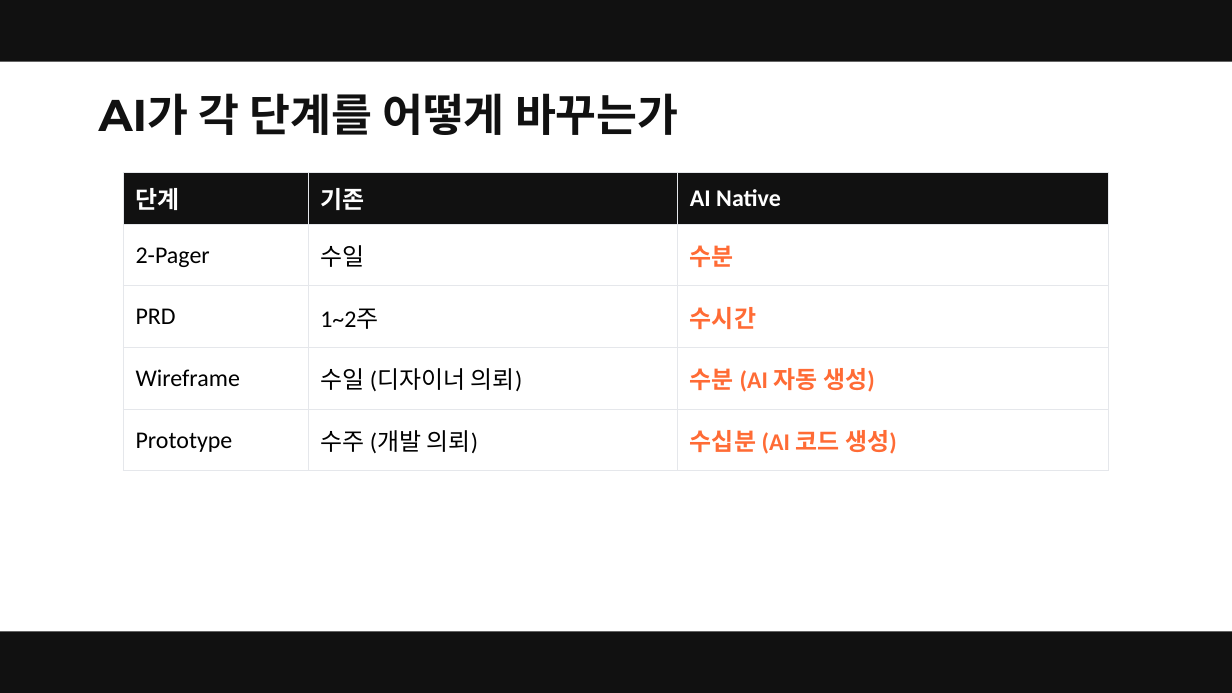
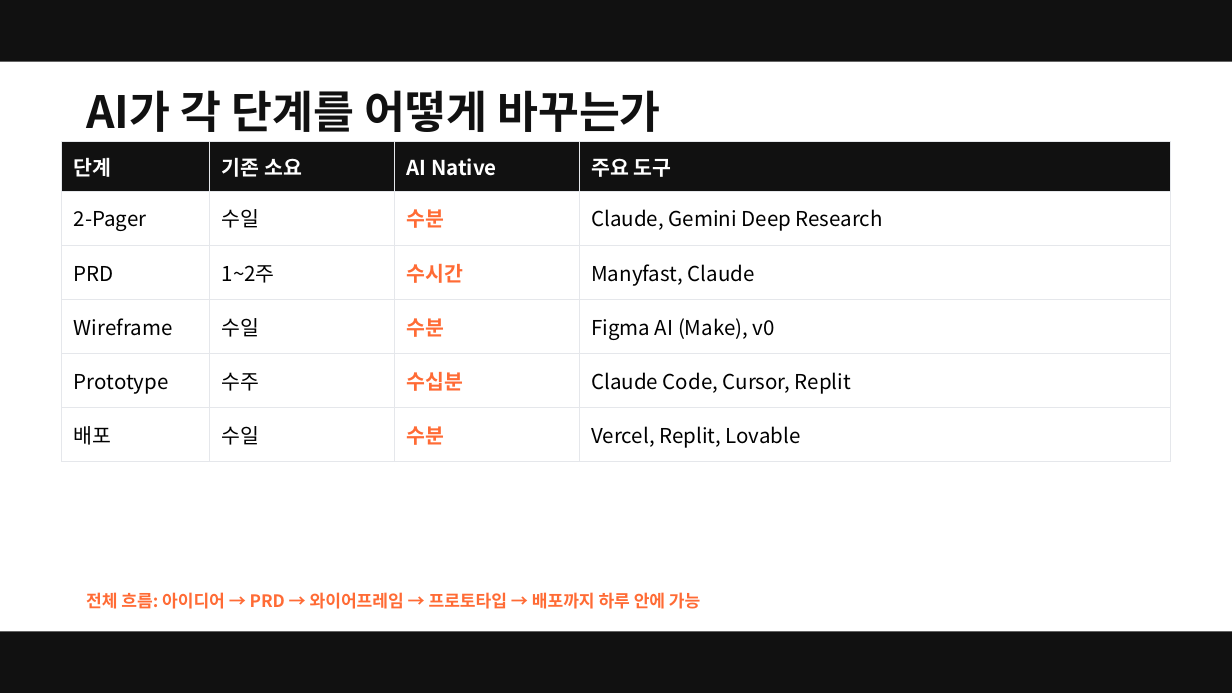
Before and after one commit to smilesjcha/ai-native-pm, a slide deck: slide 15 of projects/26Q3_Fastcampus-Lecture/assets/pptx/ai-native-pm-lecture.pptx (slide 12 before the commit). Drawn at 1232x693 pixels with LibreOffice and Linux fonts; fonts in the diff are those of the drawing. Boxes give left, top, right and bottom in pixels: in the first picture for what was removed or moved away, otherwise in the second. Text is boxed around its words. In the diff, an @@ line names an element or a change of style, - is before the commit and + after.

```diff
--- a/projects/26Q3_Fastcampus-Lecture/assets/pptx/ai-native-pm-lecture.pptx
+++ b/projects/26Q3_Fastcampus-Lecture/assets/pptx/ai-native-pm-lecture.pptx
@@ text "AI가 각 단계를 어떻게 바꾸는가": place and size @@
-text "AI가 각 단계를 어떻게 바꾸는가" at box(99, 93, 679, 135)
+text "AI가 각 단계를 어떻게 바꾸는가" at box(86, 90, 661, 132)
@@ text "AI가 각 단계를 어떻게 바꾸는가" at box(86, 90, 661, 132): font Montserrat to Noto Sans CJK KR @@
@@ table at box(62, 142, 1170, 452) @@
-단계 | 기존 | AI Native
-2-Pager | 수일 | 수분
-PRD | 1~2주 | 수시간
-Wireframe | 수일 (디자이너 의뢰) | 수분 (AI 자동 생성)
-Prototype | 수주 (개발 의뢰) | 수십분 (AI 코드 생성)
+단계 | 기존 소요 | AI Native | 주요 도구
+2-Pager | 수일 | 수분 | Claude, Gemini Deep Research
+PRD | 1~2주 | 수시간 | Manyfast, Claude
+Wireframe | 수일 | 수분 | Figma AI (Make), v0
+Prototype | 수주 | 수십분 | Claude Code, Cursor, Replit
+배포 | 수일 | 수분 | Vercel, Replit, Lovable
@@ table: place and size @@
-table at box(123, 172, 1109, 458)
+table at box(62, 142, 1170, 452)
@@ text added at box(86, 592, 700, 609), 10 pt, text #FF6B35, bold @@
+전체 흐름: 아이디어 → PRD → 와이어프레임 → 프로토타입 → 배포까지 하루 안에 가능
```
Also in this commit, not shown: 25 other slides changed, 7 slides added, 1 other file.
